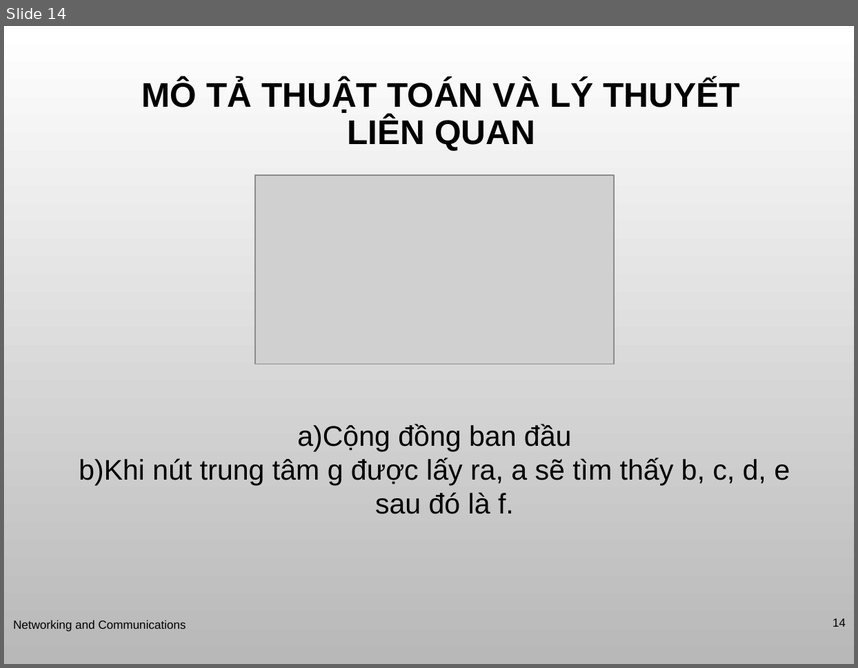
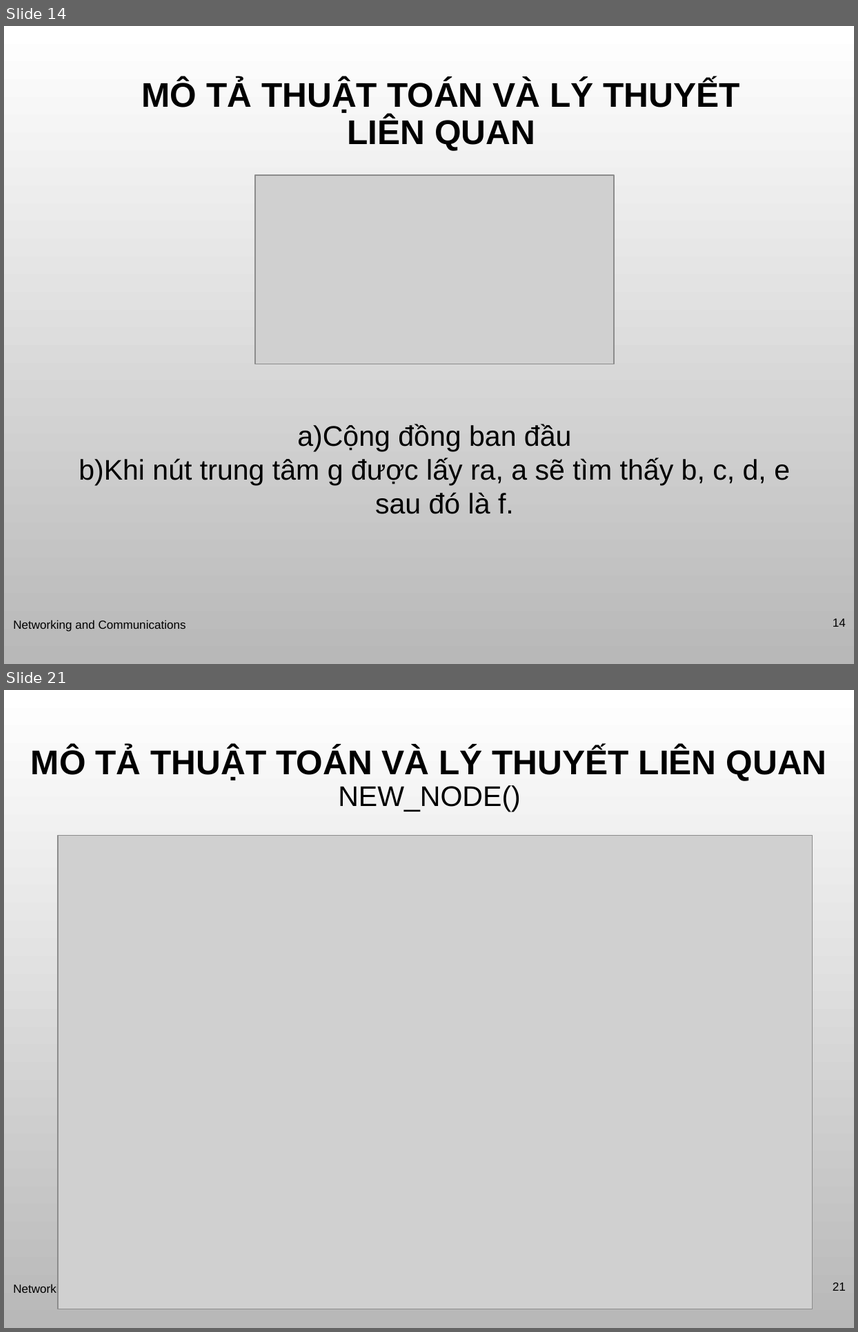
Before and after one commit to tunghd55/KLTN, a slide deck: Adaptive Algorithms for Detecting Community Structure in Dynamic.ppt. Shown one above the other, each under a label of ours: slide 14 before the commit, slides 14 and 21 after it; the slides between them are not shown. The pictures are 858x668 and 858x1332 pixels, drawn with LibreOffice and Linux fonts; fonts in the diff are those of the drawing; grey boxes stand for pictures; background and template pictures are left out. Boxes give left, top, right and bottom in pixels: in the first picture for what was removed or moved away, otherwise in the second. Text is boxed around its words. In the diff, an @@ line names an element or a change of style, - is before the commit and + after.

```diff
--- a/Adaptive Algorithms for Detecting Community Structure in Dynamic.ppt
+++ b/Adaptive Algorithms for Detecting Community Structure in Dynamic.ppt
@@ slide 21 added at (4,690,854,1328), background picture (left out) @@
@@ title added at (31,747,827,812), 29 pt, text #000000, bold @@
+MÔ TẢ THUẬT TOÁN VÀ LÝ THUYẾT LIÊN QUAN
+NEW_NODE()
@@ picture added at (58,836,811,1309) @@
@@ text added at (13,1283,72,1295), 10 pt, text #000000 @@
+Networking and Communications
@@ page number added at (833,1282,846,1290), 10 pt, text #000000 @@
+21
```
Also in this commit, not shown: 1 slide changed, 13 other slides added, 6 other files.
